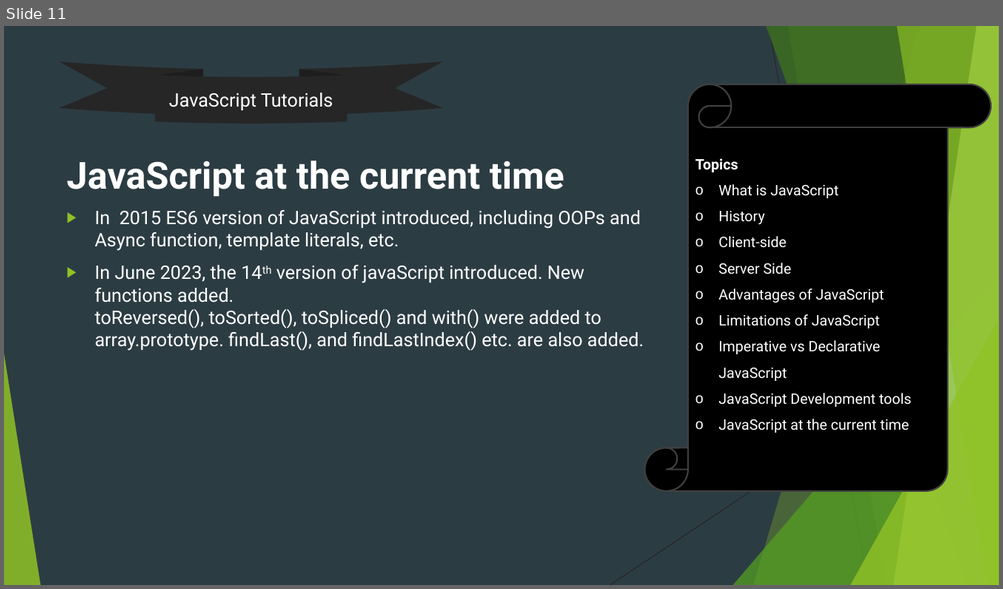
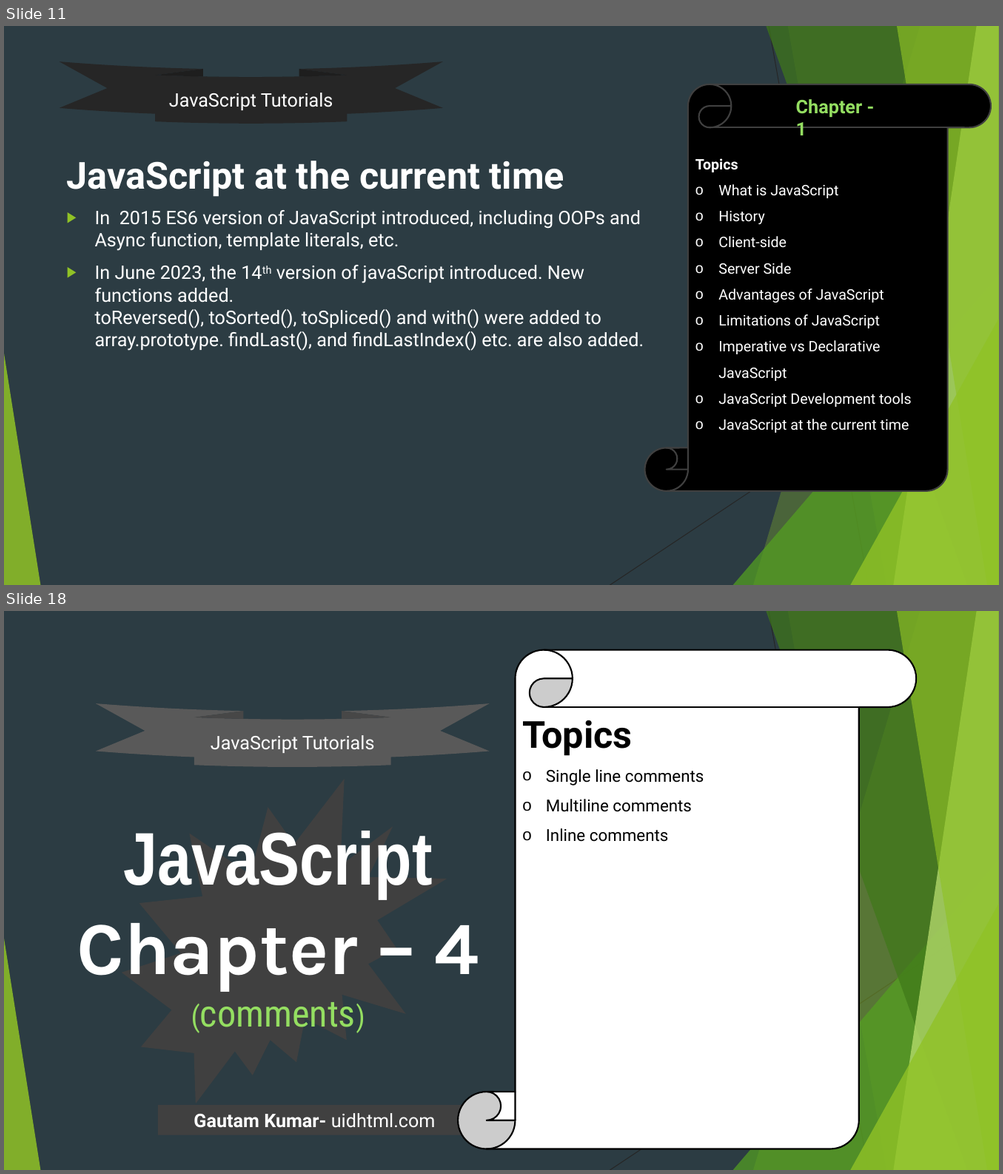
Before and after one commit to uidhtml/javascript-tutorials, a slide deck: Javascript Tutorials.pptx. Shown one above the other, each under a label of ours: slide 11 before the commit, slides 11 and 18 after it; the slides between them are not shown. The pictures are 1003x589 and 1003x1174 pixels, drawn with LibreOffice and Linux fonts; fonts in the diff are those of the drawing. Boxes give left, top, right and bottom in pixels: in the first picture for what was removed or moved away, otherwise in the second. Text is boxed around its words. In the diff, an @@ line names an element or a change of style, - is before the commit and + after.

Commit message:
Updated ppt file till chapter 4

```diff
--- a/Javascript Tutorials.pptx
+++ b/Javascript Tutorials.pptx
@@ slide 18 added at (4,611,999,1170), background #2C3C43; not listed: 10 template elements that a slide beside it also shows @@
@@ vertical scroll added at (458,649,916,1150), fill #FFFFFF, outline #000000 1.5 pt, 16 pt, text #000000 @@
+Topics
+o Single line comments
+o Multiline comments
+o Inline comments
@@ ellipse ribbon added at (96,703,489,767), fill #595959, 18 pt, text #FFFFFF @@
+JavaScript Tutorials
@@ irregular seal added at (122,779,447,1104), fill #404040 @@
@@ title added at (77,831,479,1028), 72 pt, text #FFFFFF, bold @@
+JavaScript
+Chapter – 4
+(comments)
@@ rectangle added at (158,1105,471,1136), fill #404040, 18 pt, text #FFFFFF, bold @@
+Gautam Kumar- uidhtml.com
@@ slide 11 changed as well @@
@@ text added at (796,99,862,136), 18 pt, text #94DE61, bold @@
+Chapter - 1
```
Also in this commit, not shown: 8 other slides changed, 8 other slides added.
